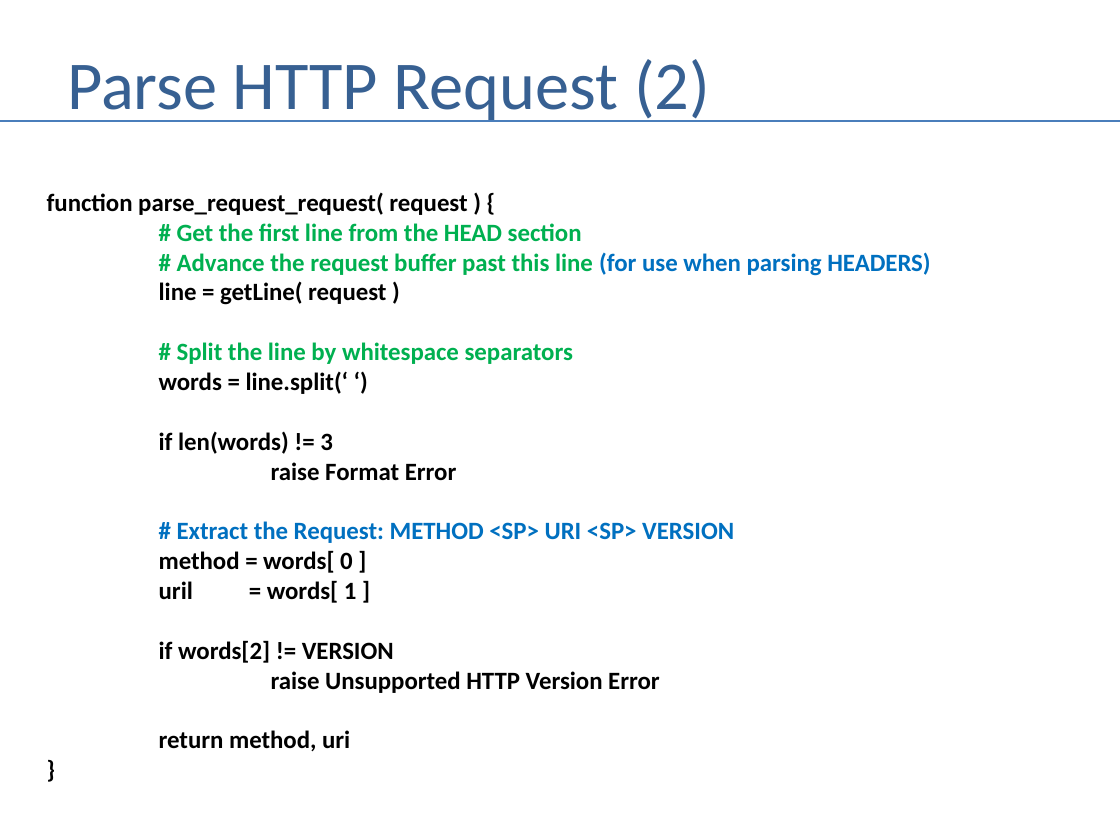
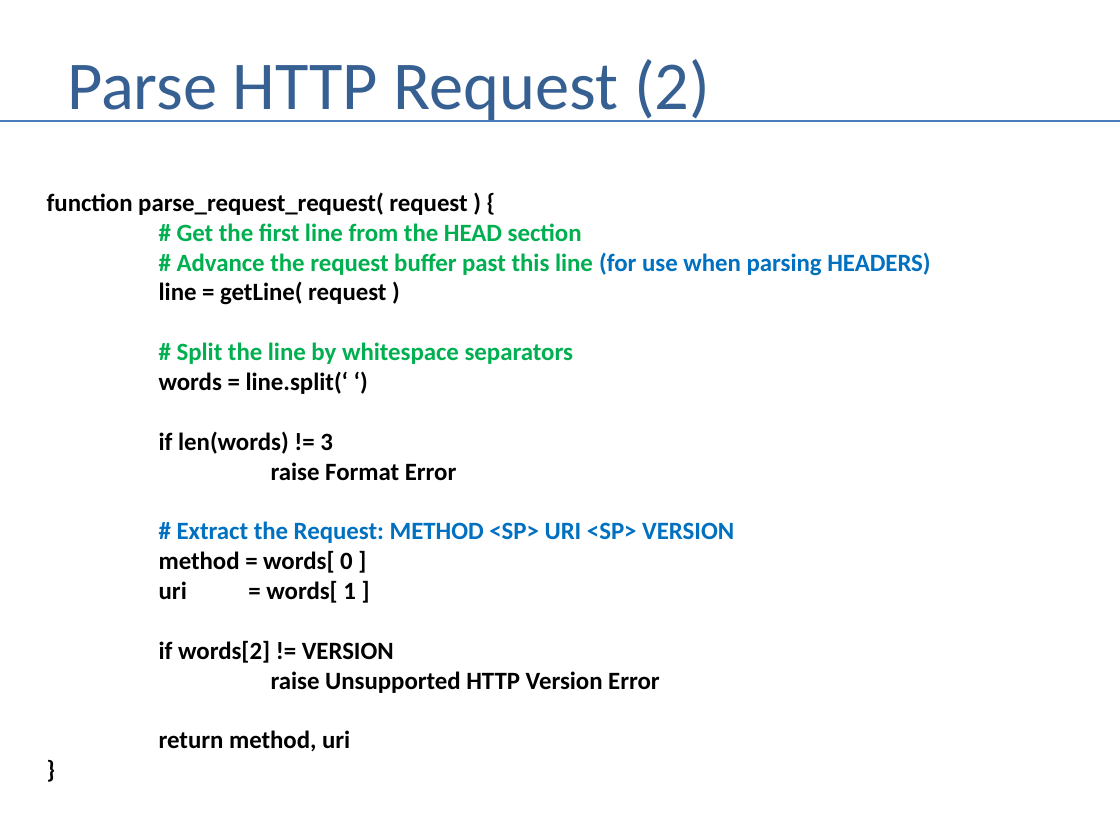
Before and after one commit to andrewferlitsch/Portland-Data-Science-Group, a slide deck: slide 15 of Presentations/CS - HTTP.pptx. Drawn at 1120x840 pixels with LibreOffice and Linux fonts; fonts in the diff are those of the drawing. Boxes give left, top, right and bottom in pixels: in the first picture for what was removed or moved away, otherwise in the second. Text is boxed around its words. In the diff, an @@ line names an element or a change of style, - is before the commit and + after.

Commit message:
updates to HTTP Server

```diff
--- a/Presentations/CS - HTTP.pptx
+++ b/Presentations/CS - HTTP.pptx
@@ text at (x1=159, y1=551, x2=356, y2=603): text changed @@
-method = words[ 0 ]
-uril = words[ 1 ]
+method = words[ 0 ]
+uri = words[ 1 ]
```
Also in this commit, not shown: 5 other slides changed.
